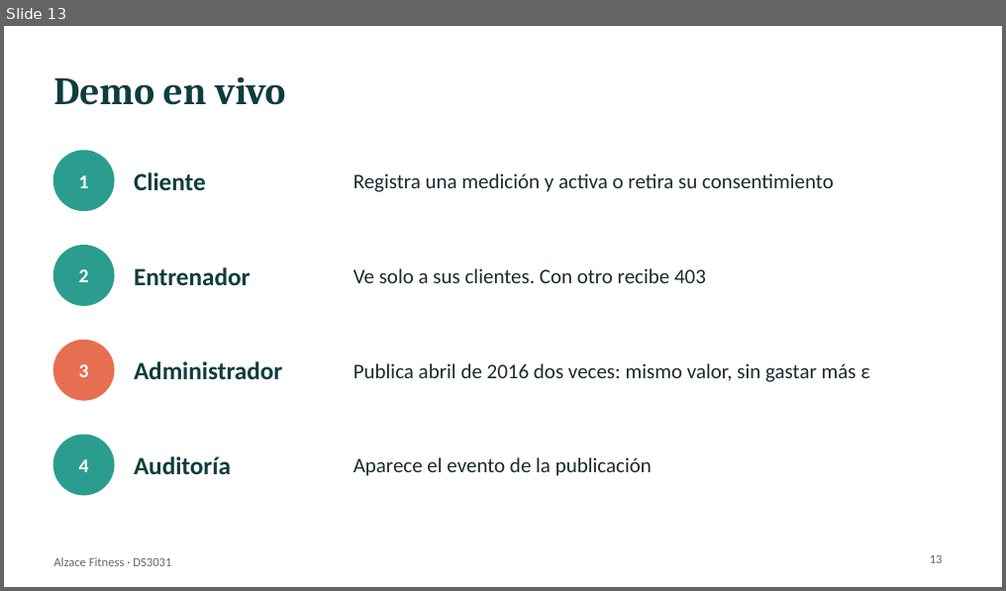
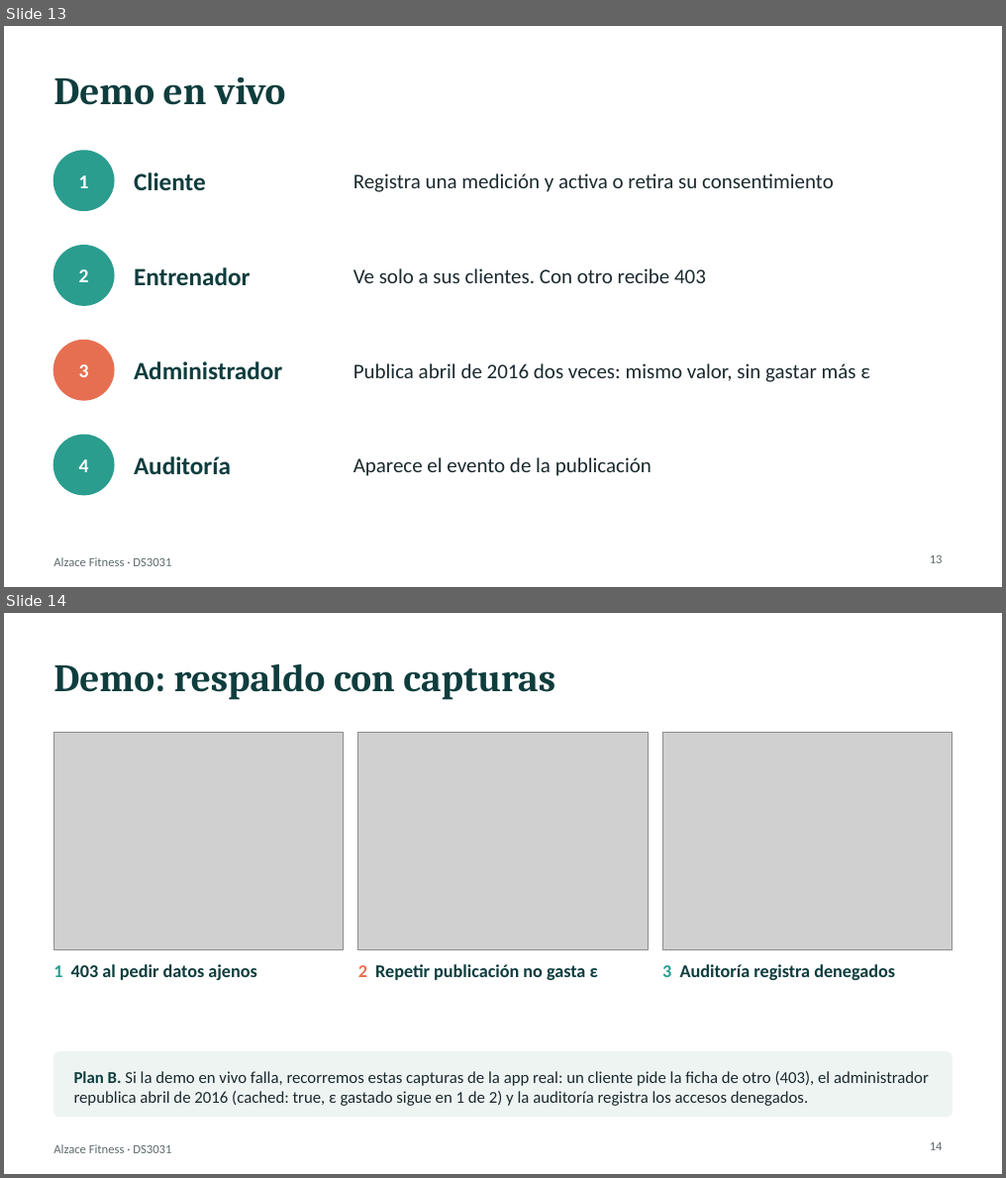
Before and after one commit to JoelxD12O/Proyecto-2---etica-y-seguridad-de-datos, a slide deck: presentacion/Presentacion_Alzace_Final.pptx. Shown one above the other, each under a label of ours: slide 13 before the commit, slides 13 and 14 after it. The pictures are 1006x591 and 1006x1178 pixels, drawn with LibreOffice and Linux fonts; fonts in the diff are those of the drawing; grey boxes stand for pictures. Boxes give left, top, right and bottom in pixels: in the first picture for what was removed or moved away, otherwise in the second. Text is boxed around its words. In the diff, an @@ line names an element or a change of style, - is before the commit and + after.

```diff
--- a/presentacion/Presentacion_Alzace_Final.pptx
+++ b/presentacion/Presentacion_Alzace_Final.pptx
@@ slide 14 added at (4,613,1002,1174), background #FFFFFF; not listed: 1 template element that a slide beside it also shows @@
@@ title added at (54,663,555,700), 28 pt, text #0F3D3E, bold @@
+Demo: respaldo con capturas
@@ picture added at (54,733,344,950) @@
@@ picture added at (358,733,648,950) @@
@@ picture added at (662,733,952,950) @@
@@ text added at (54,964,257,980), 13 pt, text #0F3D3E, bold @@
+1 403 al pedir datos ajenos
@@ text added at (358,964,598,980), 13 pt, text #0F3D3E, bold @@
+2 Repetir publicación no gasta ε
@@ text added at (662,964,895,980), 13 pt, text #0F3D3E, bold @@
+3 Auditoría registra denegados
@@ rounded rectangle added at (54,1053,952,1117), fill #EEF4F2, outline #EEF4F2 0.5 pt @@
@@ text added at (74,1071,929,1106), 12 pt, text #1B2A2F @@
+Plan B. Si la demo en vivo falla, recorremos estas capturas de la app real: un cliente pide la ficha de otro (403), el administrador republica abril de 2016 (cached: true, ε gastado sigue en 1 de 2) y la auditoría registra los accesos denegados.
@@ page number added at (930,1143,943,1151), 9 pt, text #5F6B6D @@
+14
```
Also in this commit, not shown: 7 slides changed, 1 other slide added, 19 other files.
